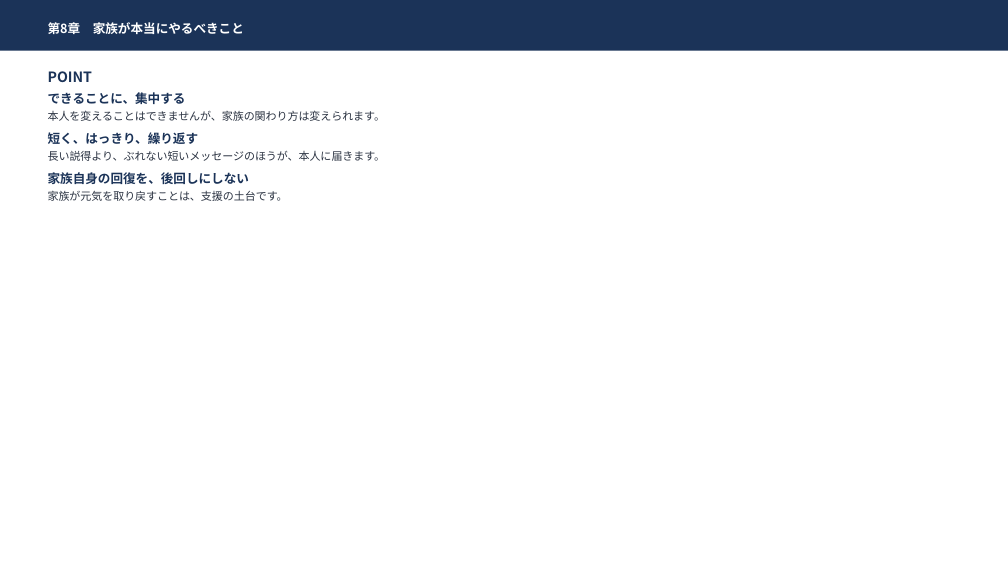
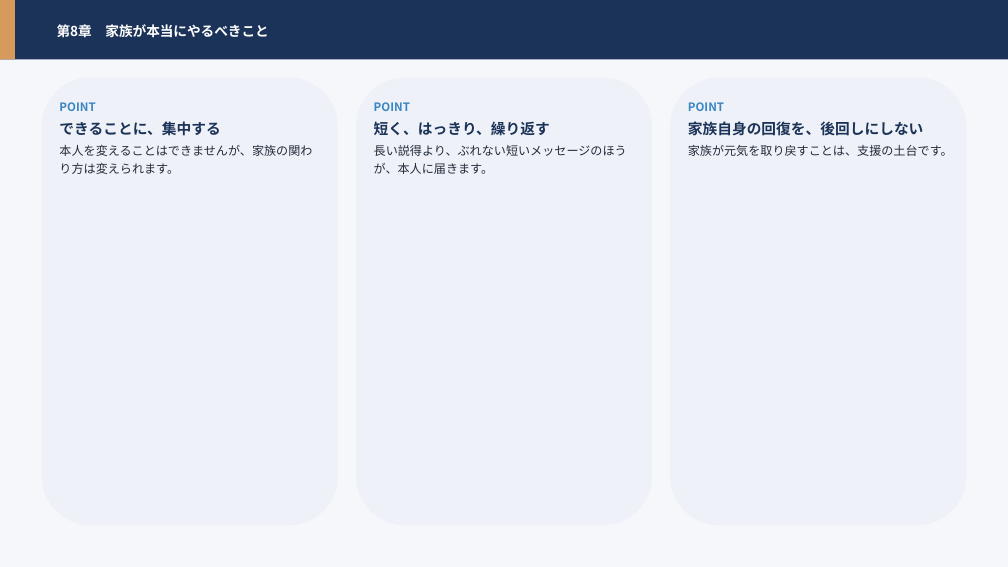
Before and after one commit to hiderock84-sys/darca, a slide deck: slide 53 of public/manual.pptx (slide 44 before the commit). Drawn at 1008x567 pixels with LibreOffice and Linux fonts; fonts in the diff are those of the drawing. Boxes give left, top, right and bottom in pixels: in the first picture for what was removed or moved away, otherwise in the second. Text is boxed around its words. In the diff, an @@ line names an element or a change of style, - is before the commit and + after.

```diff
--- a/public/manual.pptx
+++ b/public/manual.pptx
@@ rectangle: place and size @@
-rectangle at [0,0,1008,51]
+rectangle at [0,0,1008,60]
@@ rectangle added at [0,0,1008,567], fill #F5F7FB @@
@@ rectangle added at [0,0,15,60], fill #D69A5C @@
@@ text "第8章 家族が本当にやるべきこと": place and size @@
-text "第8章 家族が本当にやるべきこと" at [48,22,244,34]
+text "第8章 家族が本当にやるべきこと" at [57,24,268,38]
@@ text "第8章 家族が本当にやるべきこと" at [57,24,268,38]: size 12 to 13 pt; line spacing 1.18 to 1.2 @@
@@ rounded rectangle added at [42,77,338,526], fill #EEF1F7 @@
@@ rounded rectangle added at [356,77,653,526], fill #EEF1F7 @@
@@ rounded rectangle added at [670,77,966,526], fill #EEF1F7 @@
@@ text at [48,92,385,121]: paragraphs removed @@
-できることに、集中する
-本人を変えることはできませんが、家族の関わり方は変えられます。
@@ text added at [59,102,312,174], 11.5 pt, text #242C3A @@
+POINT
+できることに、集中する
+本人を変えることはできませんが、家族の関わり方は変えられます。
@@ text "POINT": place and size @@
-text "POINT" at [48,71,386,201]
+text "POINT" at [374,102,627,174]
@@ text "POINT" at [374,102,627,174]: size 13.5 to 11 pt, text colour #1B3358 to #3A86C4 in "POINT"; size 12 to 14 pt in "短く、はっきり、繰り返す"; size 10.5 to 11.5 pt, text colour #2B3342 to #242C3A in "長い説得より、ぶれない短いメッセージのほうが、本人に届きます。"; line spacing 1.18 to 1.2; less space between paragraphs; more space between paragraphs @@
@@ text added at [688,102,953,156], 11.5 pt, text #242C3A @@
+POINT
+家族自身の回復を、後回しにしない
+家族が元気を取り戻すことは、支援の土台です。
@@ text at [48,172,288,201]: paragraphs removed @@
-家族自身の回復を、後回しにしない
-家族が元気を取り戻すことは、支援の土台です。
```
Also in this commit, not shown: 59 other slides changed, 21 slides added, 3 slides removed, 1 other file.
